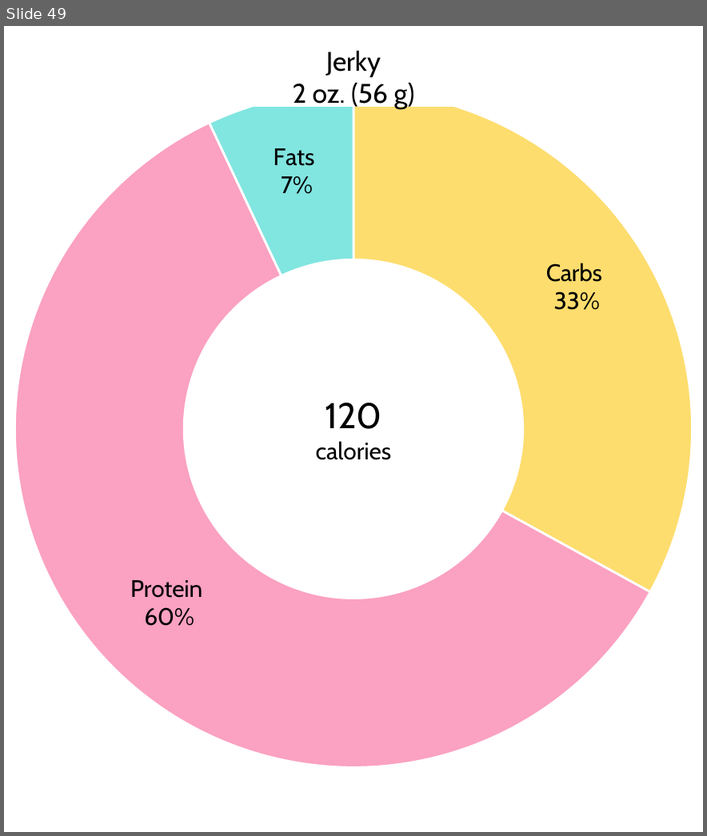
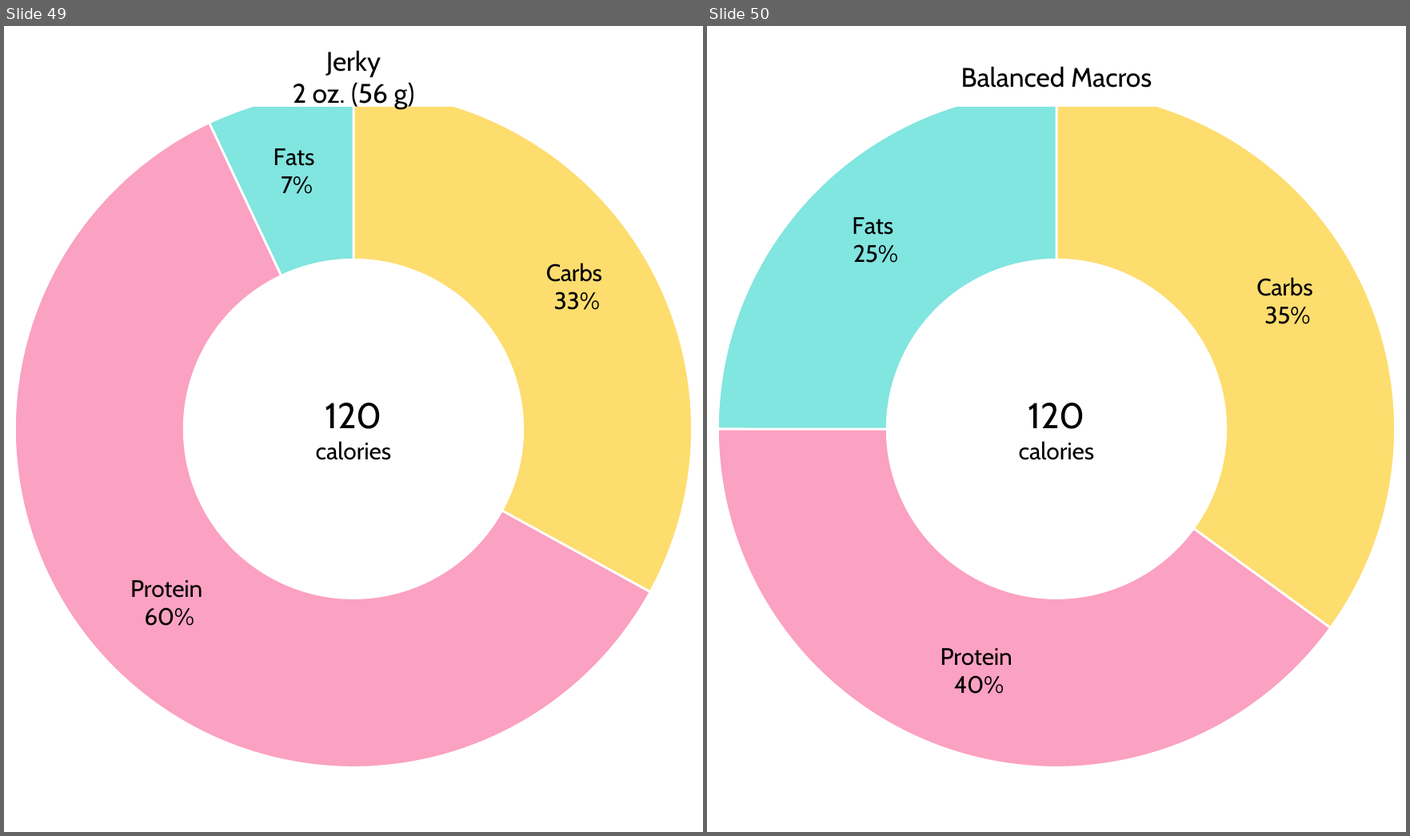
Before and after one commit to nicetats/macromania, a slide deck: Images/NutritionLabels/FoodTrackerPercentages.pptx. Shown side by side, each under a label of ours: slide 49 before the commit, slides 49 and 50 after it. The pictures are 707x836 and 1410x836 pixels, drawn with LibreOffice and Linux fonts; fonts in the diff are those of the drawing. Boxes give left, top, right and bottom in pixels: in the first picture for what was removed or moved away, otherwise in the second. Text is boxed around its words. In the diff, an @@ line names an element or a change of style, - is before the commit and + after.

```diff
--- a/Images/NutritionLabels/FoodTrackerPercentages.pptx
+++ b/Images/NutritionLabels/FoodTrackerPercentages.pptx
@@ slide 50 added at bbox=[707, 26, 1406, 832], background #FFFFFF @@
@@ doughnut chart added at bbox=[707, 26, 1406, 832] @@
+categories: Carbs, Protein, Fats
+Series 1: 0.35, 0.4, 0.25
@@ rectangle added at bbox=[869, 47, 1245, 106], fill #FFFFFF, outline #FFFFFF 1 pt, 18 pt, text #000000 @@
+Balanced Macros
@@ text added at bbox=[1019, 403, 1094, 460], 16 pt, text #000000 @@
+120
+calories
```
Also in this commit, not shown: 4 other slides added, 9 other files.
